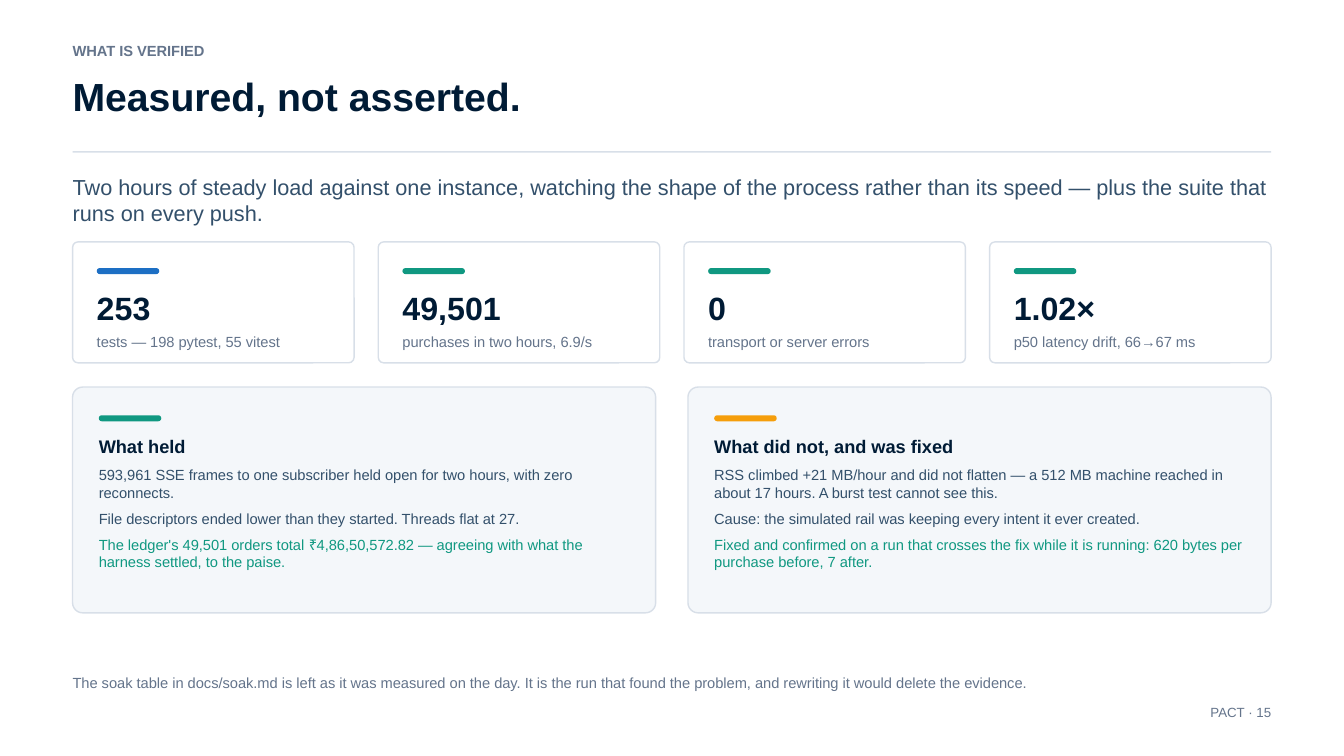
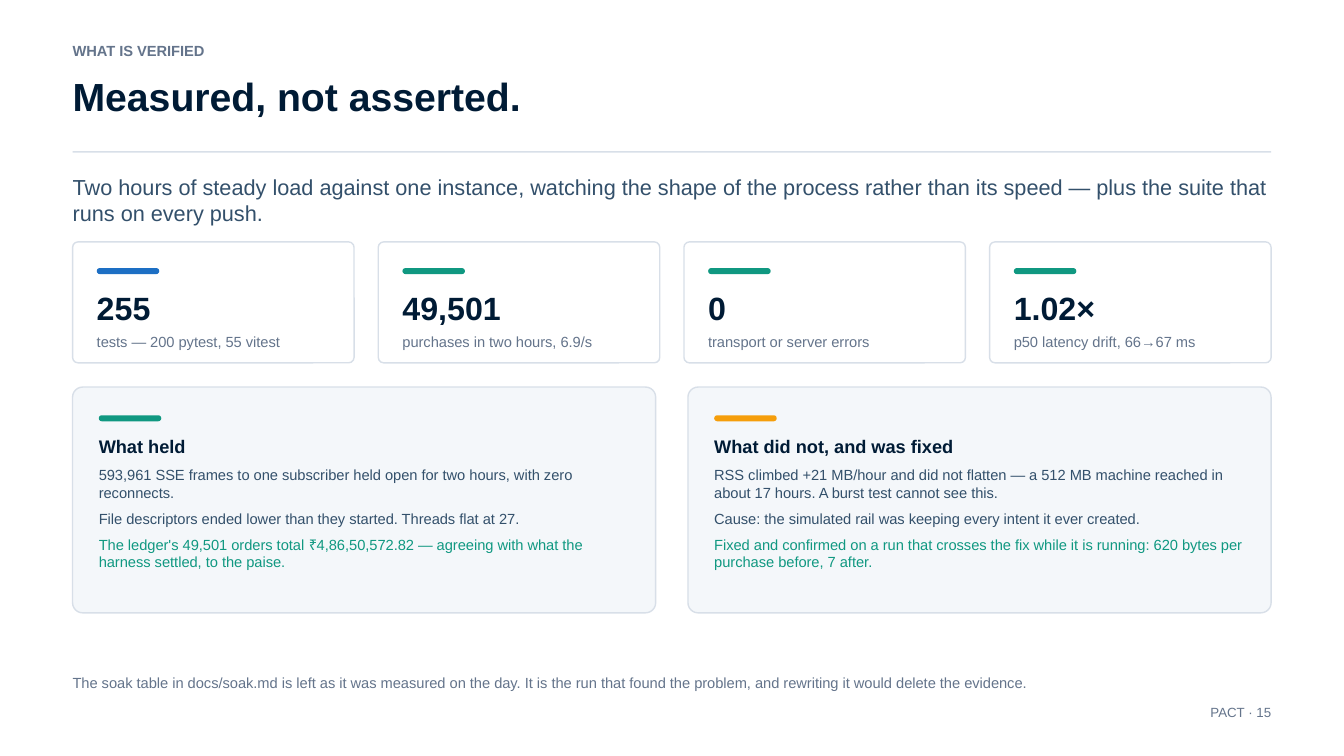
Before and after one commit to swetank18/PACT, a slide deck: slide 15 of docs/PACT-explainer.pptx. Drawn at 1344x756 pixels with LibreOffice and Linux fonts; fonts in the diff are those of the drawing. Boxes give left, top, right and bottom in pixels: in the first picture for what was removed or moved away, otherwise in the second. Text is boxed around its words. In the diff, an @@ line names an element or a change of style, - is before the commit and + after.

```diff
--- a/docs/PACT-explainer.pptx
+++ b/docs/PACT-explainer.pptx
@@ text at (x1=97, y1=297, x2=280, y2=350): text changed @@
-253
-tests — 198 pytest, 55 vitest
+255
+tests — 200 pytest, 55 vitest
```
Also in this commit, not shown: 1 other slide changed, 9 other files.
